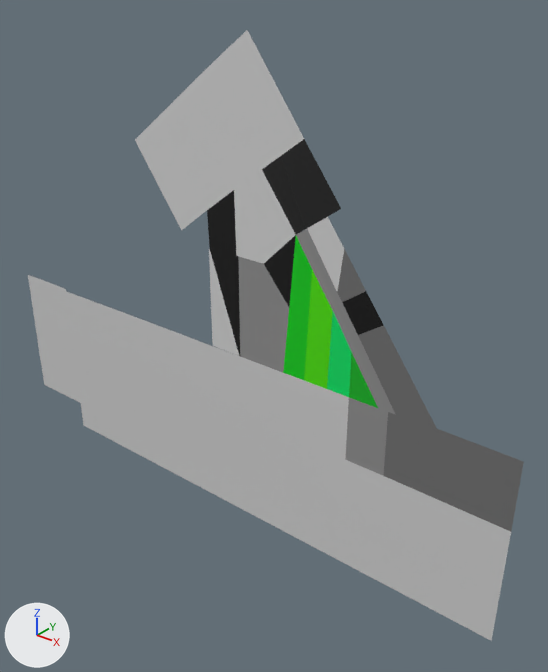
An edit to the OBJ model models/adream/floor.obj, drawn before and after from the same camera.
Before and after are seen from a 50 mm camera at (37.9, -30.9, 21.4) aimed at (12.1, 1.4, 1.4). The axes (+X, +Y, +Z) are drawn at lower left. The lights are the same throughout. Where no turn or scale is listed for an object, it has been applied to the vertices. Vertices at the same position are counted once.

Script lines for the objects in view, before the commit:
```python
me_floor_h002_plane_001 = bpy.data.meshes.new('Floor_h002_Plane.001')
me_floor_h002_plane_001.from_pydata(...)  # 68 vertices, 43 faces, 3 loose edges; spans x -11.0..28.4, y 0.0, z -11.6..18.7
me_floor_h002_plane_001.materials.append(mat_floor_grey_001)  # light grey #d3d3d3
me_floor_h002_plane_001.materials.append(mat_m_lino_green1_001)  # green #4ee700
me_floor_h002_plane_001.materials.append(mat_m_lino_green2_001)  # green #0dd11c
me_floor_h002_plane_001.materials.append(mat_m_lino_green3_001)  # green #02e667
me_floor_h002_plane_001.materials.append(mat_m_lino_green4_001)  # green #17b828
me_floor_h002_plane_001.materials.append(mat_m_lino_black_001)  # black #0f0f0f
me_floor_h002_plane_001.materials.append(mat_m_lino_grey_inter_001)  # grey #929292
me_floor_h002_plane_001.materials.append(mat_m_lino_grey_brigh_001)  # light grey #d8d8d8
me_floor_h002_plane_001.materials.append(mat_m_lino_grey_dark_001)  # grey #747474
me_floor_h002_plane_001.materials.append(mat_floor_mat_bathroom_001)  # black #222222
ob_floor_h002_plane_001 = bpy.data.objects.new('Floor_h002_Plane.001', me_floor_h002_plane_001)
ob_floor_h002_plane_001.location = (0.0, 0.0, 0.0)
```
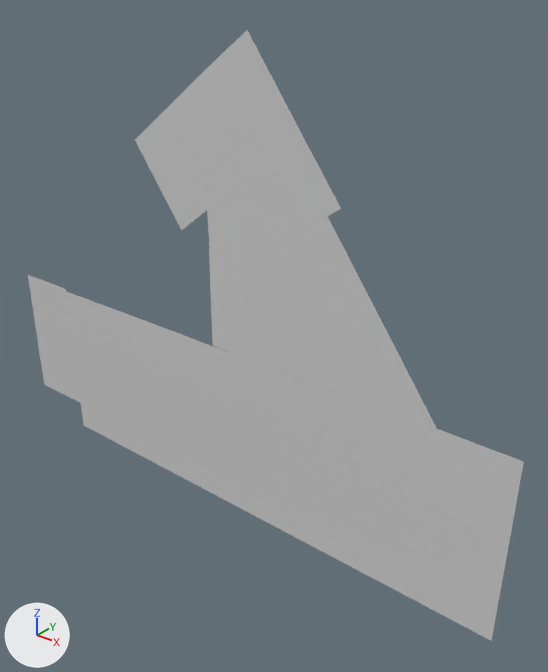
Pixel boxes [x1, y1, x2, y2] of what changed, in the pictures (548 x 672 px):
part 1 of me_floor_h002_plane_001, recoloured (green to grey)
    both: [304, 270, 333, 389]
part 2 of me_floor_h002_plane_001, recoloured (green to grey)
    both: [283, 236, 312, 380]
part 3 of me_floor_h002_plane_001, recoloured (green to grey)
    both: [327, 312, 352, 397]
part 4 of me_floor_h002_plane_001, recoloured (green to grey)
    both: [349, 353, 378, 408]
part 5 of me_floor_h002_plane_001, recoloured (black to grey)
    both: [207, 190, 383, 356]
part 6 of me_floor_h002_plane_001, recoloured
    both: [239, 229, 396, 475]
part 7 of me_floor_h002_plane_001, recoloured
    both: [135, 30, 344, 356]
part 8 of me_floor_h002_plane_001, recoloured
    both: [337, 249, 524, 532]
part 9 of me_floor_h002_plane_001, recoloured (black to grey)
    both: [262, 139, 341, 234]

The change, as a diff of the scene's bpy script:
```diff
--- a/models/adream/floor.obj.py
+++ b/models/adream/floor.obj.py
@@ me_floor_h002_plane_001 @@
 me_floor_h002_plane_001.from_pydata(...)  # 68 vertices, 43 faces, 3 loose edges; spans x -11.0..28.4, y 0.0, z -11.6..18.7
 # used by ob_floor_h002_plane_001; location = (0.0, 0.0, 0.0)
+# me_floor_h002_plane_001 part 1: all 1 face that had it switch from mat_m_lino_green1_001 (green #4ee700) to mat_floor_grey_001
+# me_floor_h002_plane_001 part 2: all 3 faces that had it switch from mat_m_lino_green2_001 (green #0dd11c) to mat_floor_grey_001
+# me_floor_h002_plane_001 part 3: all 1 face that had it switch from mat_m_lino_green3_001 (green #02e667) to mat_floor_grey_001
+# me_floor_h002_plane_001 part 4: all 1 face that had it switch from mat_m_lino_green4_001 (green #17b828) to mat_floor_grey_001
+# me_floor_h002_plane_001 part 5: all 4 faces that had it switch from mat_m_lino_black_001 (black #0f0f0f) to mat_floor_grey_001
+# me_floor_h002_plane_001 part 6: all 8 faces that had it switch from mat_m_lino_grey_inter_001 (grey #929292) to mat_floor_grey_001
+# me_floor_h002_plane_001 part 7: all 12 faces that had it switch from mat_m_lino_grey_brigh_001 (light grey #d8d8d8) to mat_floor_grey_001
+# me_floor_h002_plane_001 part 8: all 4 faces that had it switch from mat_m_lino_grey_dark_001 (grey #747474) to mat_floor_grey_001
+# me_floor_h002_plane_001 part 9: all 1 face that had it switch from mat_floor_mat_bathroom_001 (black #222222) to mat_floor_grey_001
```
